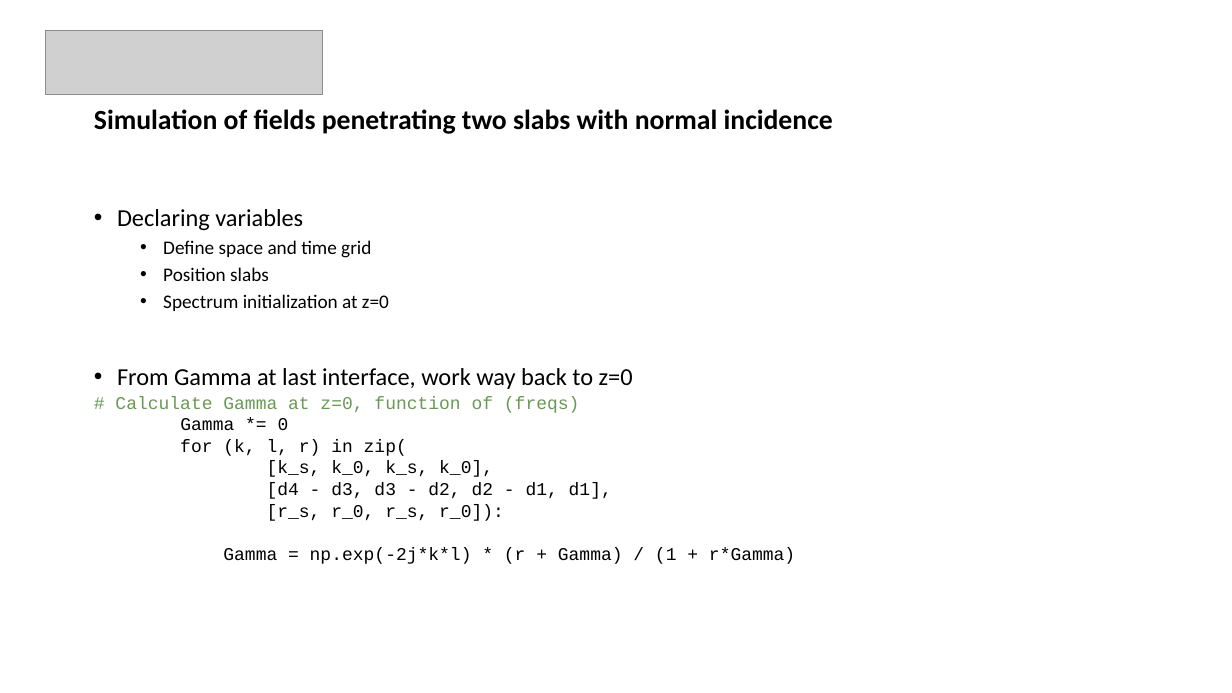
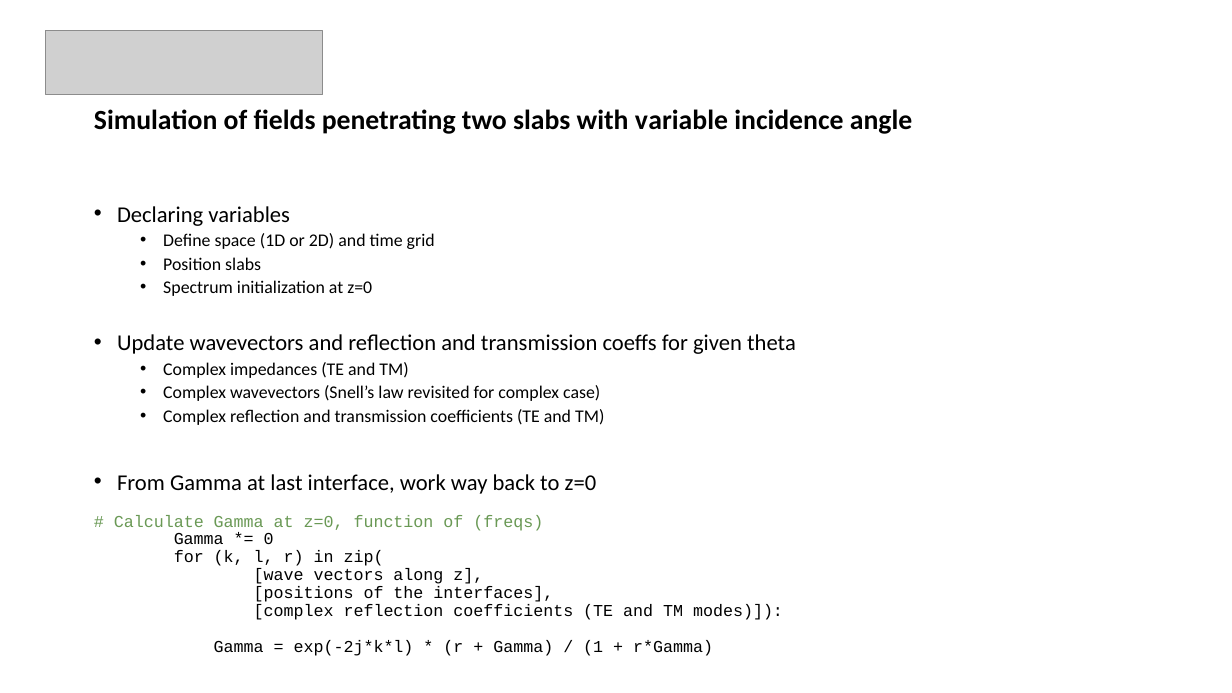
Before and after one commit to carbonnelleg/LELEC2350, a slide deck: slide 2 of python/Slabs/Slabs.pptx. Drawn at 1232x693 pixels with LibreOffice and Linux fonts; fonts in the diff are those of the drawing; grey boxes stand for pictures. Boxes give left, top, right and bottom in pixels: in the first picture for what was removed or moved away, otherwise in the second. Text is boxed around its words. In the diff, an @@ line names an element or a change of style, - is before the commit and + after.

```diff
--- a/python/Slabs/Slabs.pptx
+++ b/python/Slabs/Slabs.pptx
@@ title at (x1=94, y1=109, x2=912, y2=134): text changed @@
-Simulation of fields penetrating two slabs with normal incidence
+Simulation of fields penetrating two slabs with variable incidence angle
@@ text at (x1=114, y1=206, x2=597, y2=566): size 19 to 17.6 pt in "Declaring variables", "From Gamma at last interface, work way ..."; size 15 to 13.9 pt in "Position slabs", "Spectrum initialization at z=0"; size 14 to 12.9 pt in "# Calculate Gamma at z=0, function of ...", "Gamma *= 0", "for (k, l, r) in zip("; line spacing 0.9 to 0.8; line spacing 1 to 0.9 @@
@@ text at (x1=163, y1=233, x2=435, y2=249): text changed; size 15 to 13.9 pt @@
-  • Define space and time grid
+  • Define space (1D or 2D) and time grid
@@ text at (x1=117, y1=334, x2=796, y2=425): paragraphs added @@
+• Update wavevectors and reflection and transmission coeffs for given theta
+  • Complex impedances (TE and TM)
+  • Complex wavevectors (Snell’s law revisited for complex case)
+  • Complex reflection and transmission coefficients (TE and TM)
@@ text at (x1=214, y1=568, x2=783, y2=656): text changed; size 14 to 12.9 pt @@
-[k_s, k_0, k_s, k_0],
-[d4 - d3, d3 - d2, d2 - d1, d1],
-[r_s, r_0, r_s, r_0]):
-Gamma = np.exp(-2j*k*l) * (r + Gamma) / (1 + r*Gamma)
+[wave vectors along z],
+[positions of the interfaces],
+[complex reflection coefficients (TE and TM modes)]):
+Gamma = exp(-2j*k*l) * (r + Gamma) / (1 + r*Gamma)
```
Also in this commit, not shown: 1 other slide changed, 1 slide added, 16 other files.
